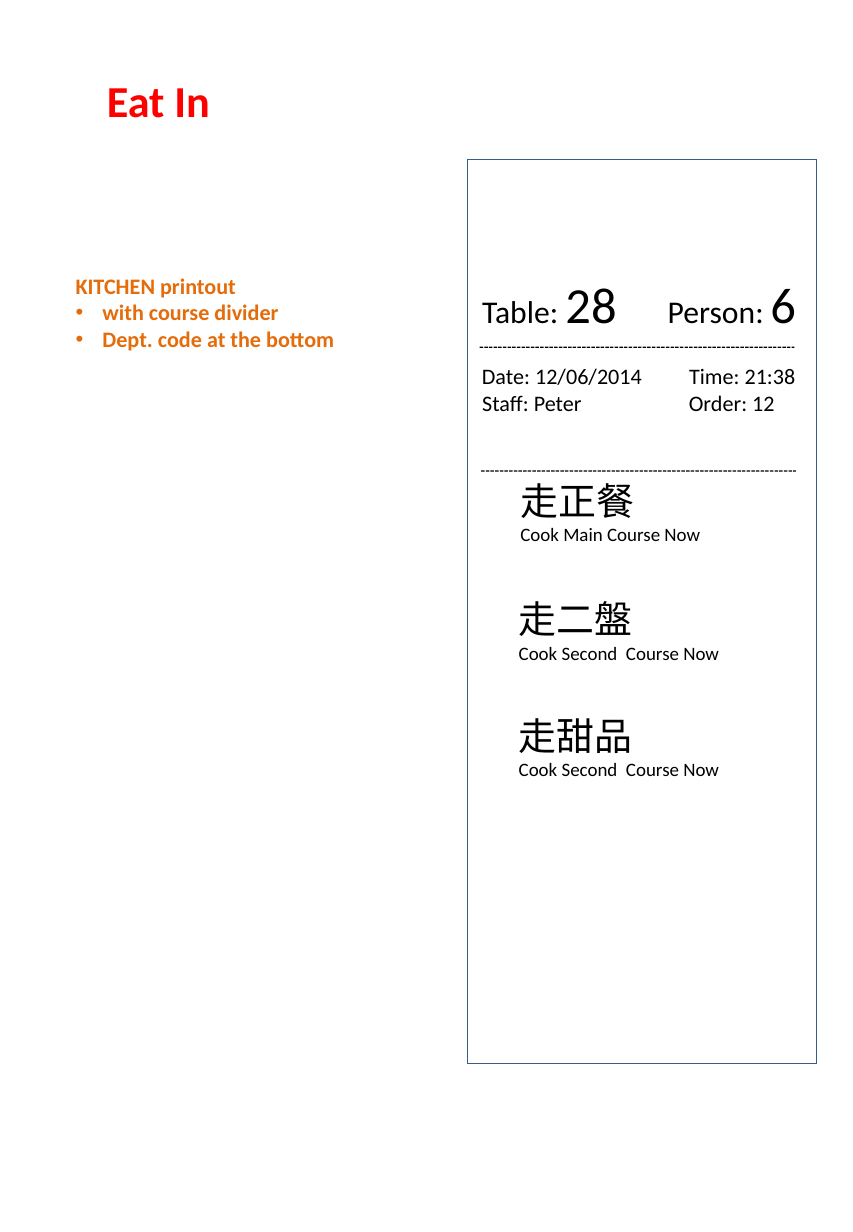
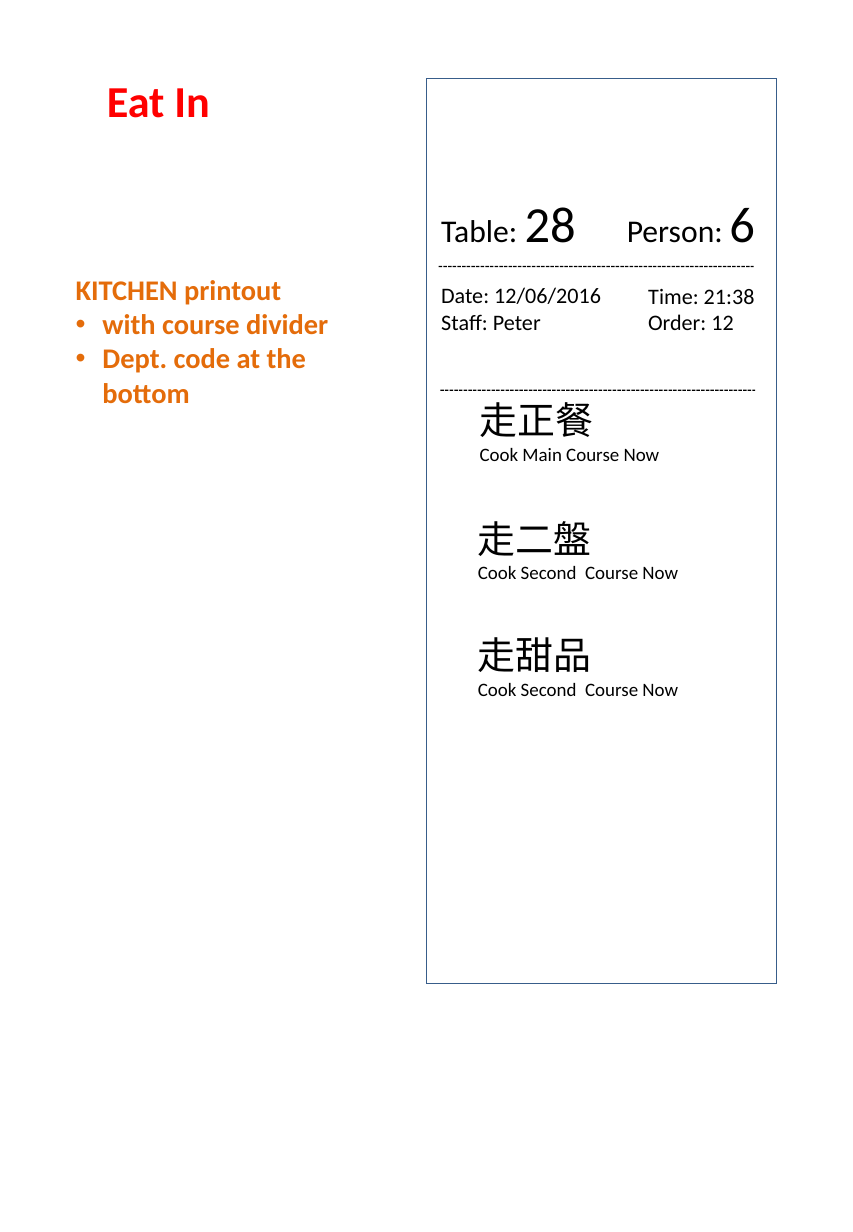
Before and after one commit to lokerchen/superpos-1.0, a slide deck: slide 9 of Doc/Order Bills Format - Counter & Kitchen/SuperPOS order bill layout - KITCHEN Printout 2015 July.ppt. Drawn at 853x1232 pixels with LibreOffice and Linux fonts; fonts in the diff are those of the drawing. Boxes give left, top, right and bottom in pixels: in the first picture for what was removed or moved away, otherwise in the second. Text is boxed around its words. In the diff, an @@ line names an element or a change of style, - is before the commit and + after.

```diff
--- a/Doc/Order Bills Format - Counter & Kitchen/SuperPOS order bill layout - KITCHEN Printout 2015 July.ppt
+++ b/Doc/Order Bills Format - Counter & Kitchen/SuperPOS order bill layout - KITCHEN Printout 2015 July.ppt
@@ 8 texts, 1 rectangle moved together from (x1=467, y1=159, x2=817, y2=1063) to (x1=426, y1=78, x2=776, y2=983) @@
@@ text "KITCHEN printout" at (x1=76, y1=280, x2=328, y2=404): size 14 to 18 pt @@
@@ line moved from (481, 471) - (796, 471) to (439, 266) - (754, 266) @@
@@ text at (x1=441, y1=287, x2=601, y2=304): text changed @@
-Date: 12/06/2014
+Date: 12/06/2016
@@ line moved from (480, 347) - (794, 347) to (440, 390) - (755, 390) @@
```
Also in this commit, not shown: 7 other slides changed, 1 other file.
